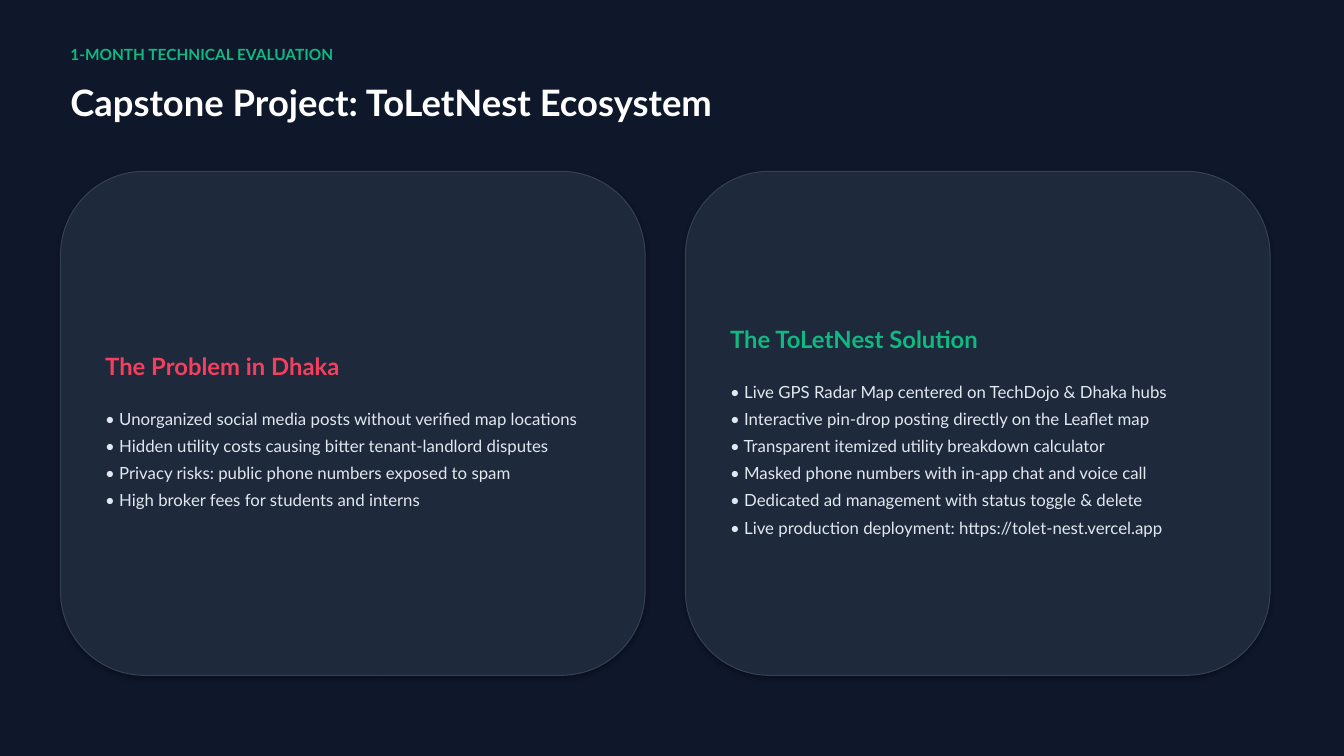
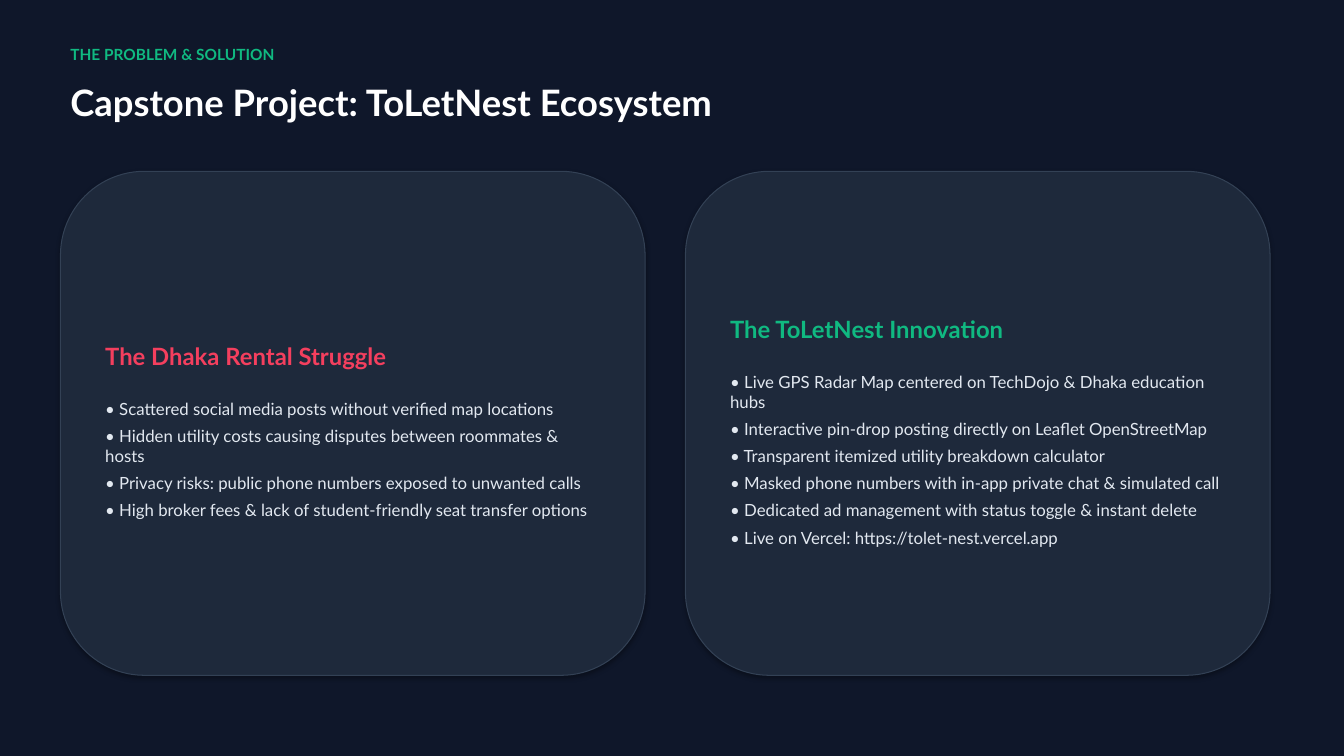
Before and after one commit to wasi-747/1-month-training-resources, a slide deck: slide 3 of 1_Month_Training_Executive_Evaluation.pptx (slide 4 before the commit). Drawn at 1344x756 pixels with LibreOffice and Linux fonts; fonts in the diff are those of the drawing. Boxes give left, top, right and bottom in pixels: in the first picture for what was removed or moved away, otherwise in the second. Text is boxed around its words. In the diff, an @@ line names an element or a change of style, - is before the commit and + after.

```diff
--- a/1_Month_Training_Executive_Evaluation.pptx
+++ b/1_Month_Training_Executive_Evaluation.pptx
@@ text at box(70, 49, 274, 60): text changed @@
-1-MONTH TECHNICAL EVALUATION
+THE PROBLEM & SOLUTION
@@ text in rounded rectangle at box(730, 320, 1207, 438): text changed @@
-The ToLetNest Solution
-• Live GPS Radar Map centered on TechDojo & Dhaka hubs
-• Interactive pin-drop posting directly on the Leaflet map
+The ToLetNest Innovation
+• Live GPS Radar Map centered on TechDojo & Dhaka education hubs
+• Interactive pin-drop posting directly on Leaflet OpenStreetMap
@@ text in rounded rectangle at box(105, 347, 587, 519): text changed @@
-The Problem in Dhaka
-• Unorganized social media posts without verified map locations
-• Hidden utility costs causing bitter tenant-landlord disputes
-• Privacy risks: public phone numbers exposed to spam
-• High broker fees for students and interns
+The Dhaka Rental Struggle
+• Scattered social media posts without verified map locations
+• Hidden utility costs causing disputes between roommates & hosts
+• Privacy risks: public phone numbers exposed to unwanted calls
+• High broker fees & lack of student-friendly seat transfer options
@@ text in rounded rectangle at box(744, 476, 1219, 547): text changed @@
-• Masked phone numbers with in-app chat and voice call
-• Dedicated ad management with status toggle & delete
-• Live production deployment: https://tolet-nest.vercel.app
+• Masked phone numbers with in-app private chat & simulated call
+• Dedicated ad management with status toggle & instant delete
+• Live on Vercel: https://tolet-nest.vercel.app
```
Also in this commit, not shown: 4 other slides changed.
